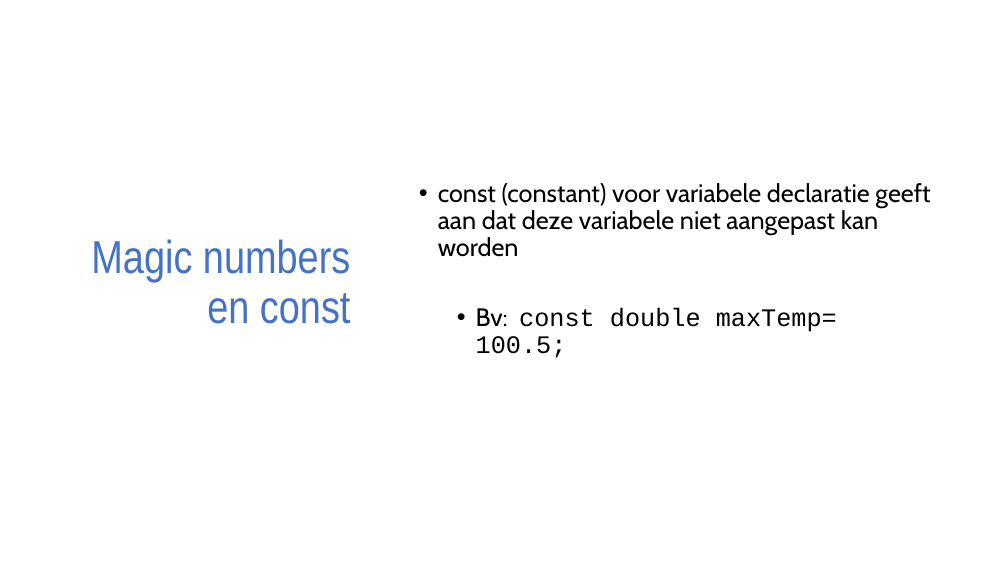
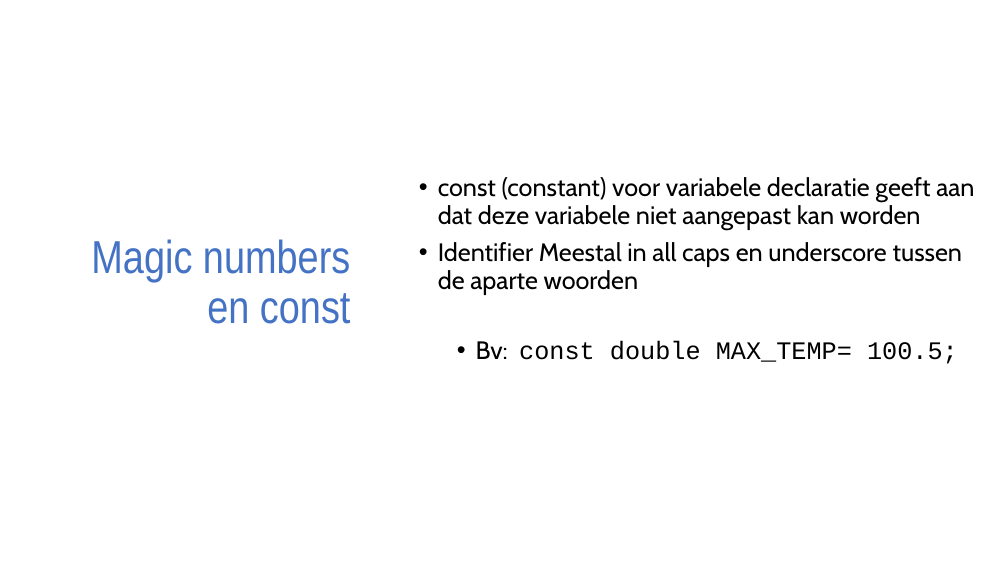
Before and after one commit to timdams/csharpbook, a slide deck: slide 15 of _SLIDES/2020/H2- De basiconcepten van cs/H2_4_Expressies en operatorn.pptx. Drawn at 1008x567 pixels with LibreOffice and Linux fonts; fonts in the diff are those of the drawing; background and template pictures are left out. Boxes give left, top, right and bottom in pixels: in the first picture for what was removed or moved away, otherwise in the second. Text is boxed around its words. In the diff, an @@ line names an element or a change of style, - is before the commit and + after.

```diff
--- a/_SLIDES/2020/H2- De basiconcepten van cs/H2_4_Expressies en operatorn.pptx
+++ b/_SLIDES/2020/H2- De basiconcepten van cs/H2_4_Expressies en operatorn.pptx
@@ text at [438, 242, 963, 364]: text changed; font Courier New to Cabin @@
-  • Bv: const double maxTemp= 100.5;
+• Identifier Meestal in all caps en underscore tussen de aparte woorden
+  • Bv: const double MAX_TEMP= 100.5;
```
Also in this commit, not shown: 2 other slides changed, 1 slide added, 6 other files.
